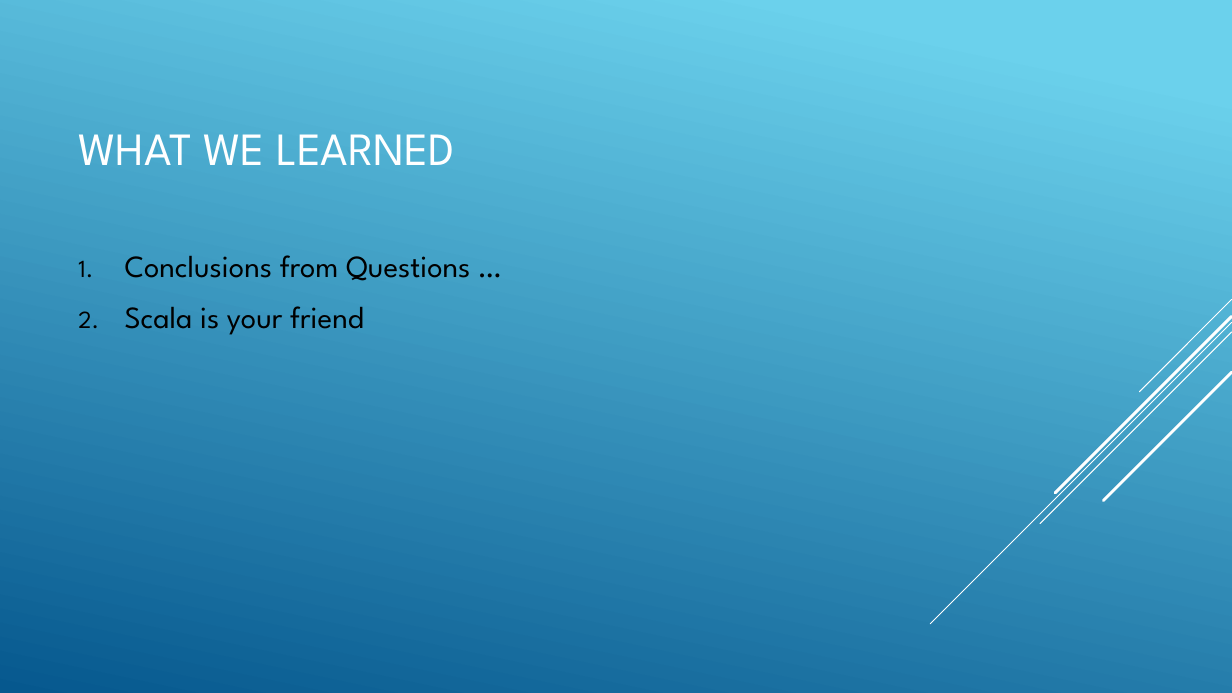
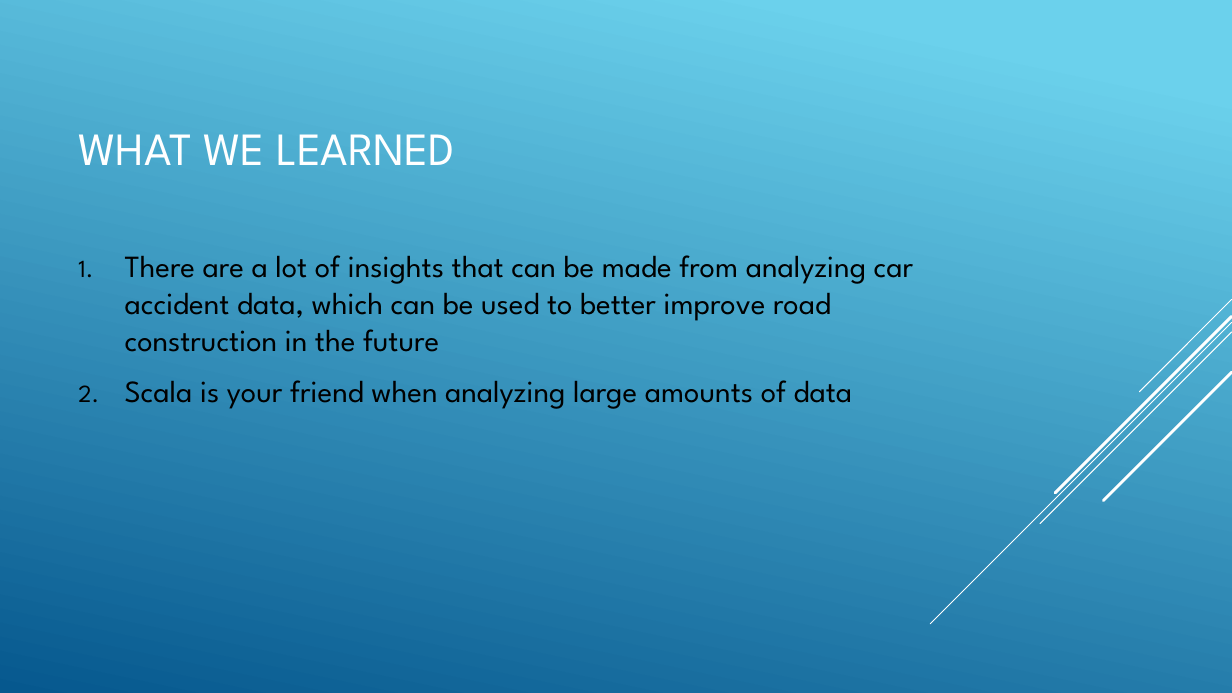
Before and after one commit to jyoo18/csc369FinalProject, a slide deck: slide 14 of slides.pptx (slide 12 before the commit). Drawn at 1232x693 pixels with LibreOffice and Linux fonts; fonts in the diff are those of the drawing. Boxes give left, top, right and bottom in pixels: in the first picture for what was removed or moved away, otherwise in the second. Text is boxed around its words. In the diff, an @@ line names an element or a change of style, - is before the commit and + after.

```diff
--- a/slides.pptx
+++ b/slides.pptx
@@ text at (125,255,914,409): text changed @@
-1. Conclusions from Questions …
-2. Scala is your friend
+1. There are a lot of insights that can be made from analyzing car accident data, which can be used to better improve road construction in the future
+2. Scala is your friend when analyzing large amounts of data
```
Also in this commit, not shown: 3 other slides changed, 2 slides added, 3 other files.
